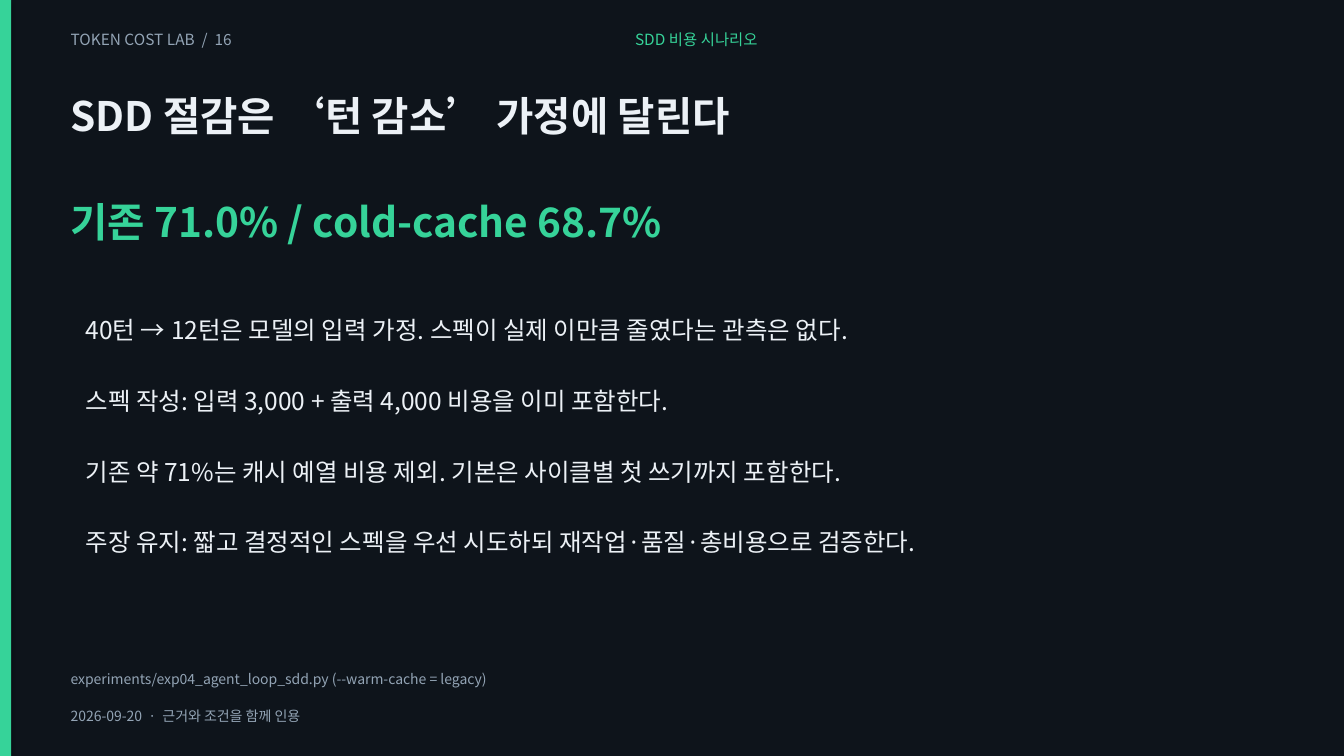
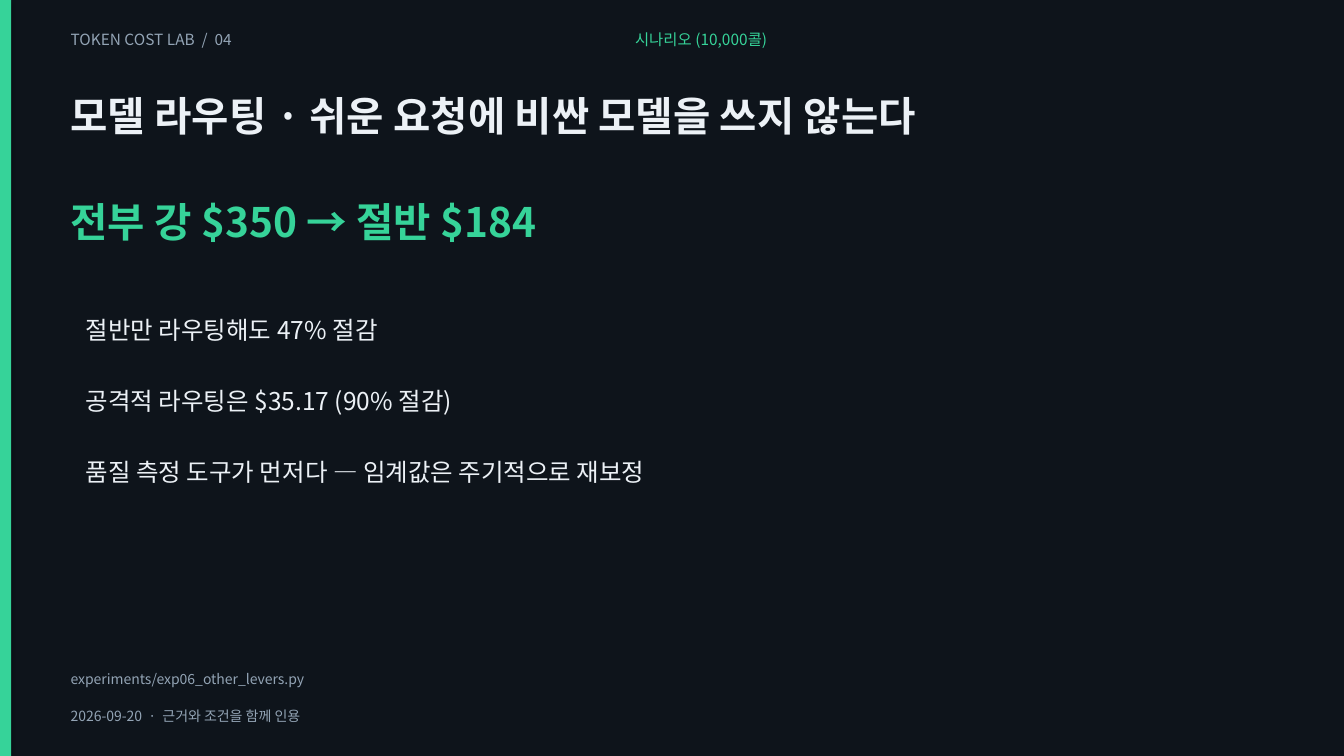
Before and after one commit to giyeop-cody/token-cost-lab, a slide deck: slide 4 of presentation/token_cost_agent.pptx (slide 16 before the commit). Drawn at 1344x756 pixels with LibreOffice and Linux fonts; fonts in the diff are those of the drawing. Boxes give left, top, right and bottom in pixels: in the first picture for what was removed or moved away, otherwise in the second. Text is boxed around its words. In the diff, an @@ line names an element or a change of style, - is before the commit and + after.

```diff
--- a/presentation/token_cost_agent.pptx
+++ b/presentation/token_cost_agent.pptx
@@ text at (71,33,232,45): text changed @@
-TOKEN COST LAB / 16
+TOKEN COST LAB / 04
@@ text at (635,32,767,48): text changed @@
-SDD 비용 시나리오
+시나리오 (10,000콜)
@@ text at (71,97,916,135): text changed @@
-SDD 절감은 ‘턴 감소’ 가정에 달린다
+모델 라우팅 · 쉬운 요청에 비싼 모델을 쓰지 않는다
@@ text at (71,202,536,242): text changed @@
-기존 71.0% / cold-cache 68.7%
+전부 강 $350 → 절반 $184
@@ text at (86,318,378,341): text changed @@
-40턴 → 12턴은 모델의 입력 가정. 스펙이 실제 이만큼 줄였다는 관측은 없다.
+절반만 라우팅해도 47% 절감
@@ text at (86,389,452,415): text changed @@
-스펙 작성: 입력 3,000 + 출력 4,000 비용을 이미 포함한다.
+공격적 라우팅은 $35.17 (90% 절감)
@@ text at (86,460,645,483): text changed @@
-기존 약 71%는 캐시 예열 비용 제외. 기본은 사이클별 첫 쓰기까지 포함한다.
+품질 측정 도구가 먼저다 — 임계값은 주기적으로 재보정
@@ text removed at (86,530,915,553) @@
-주장 유지: 짧고 결정적인 스펙을 우선 시도하되 재작업·품질·총비용으로 검증한다.
@@ text at (71,673,305,687): text changed @@
-experiments/exp04_agent_loop_sdd.py (--warm-cache = legacy)
+experiments/exp06_other_levers.py
```
Also in this commit, not shown: 17 other slides changed, 28 other files.
